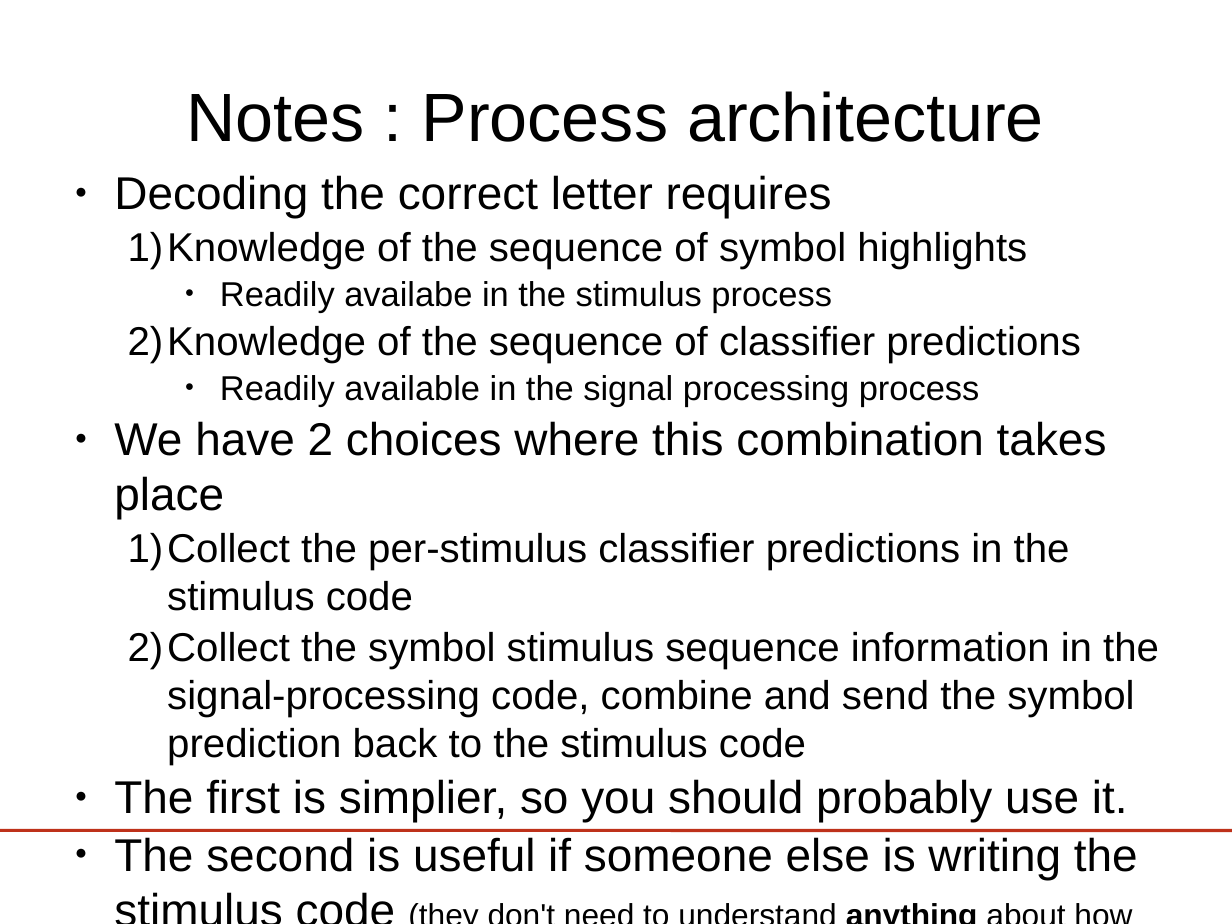
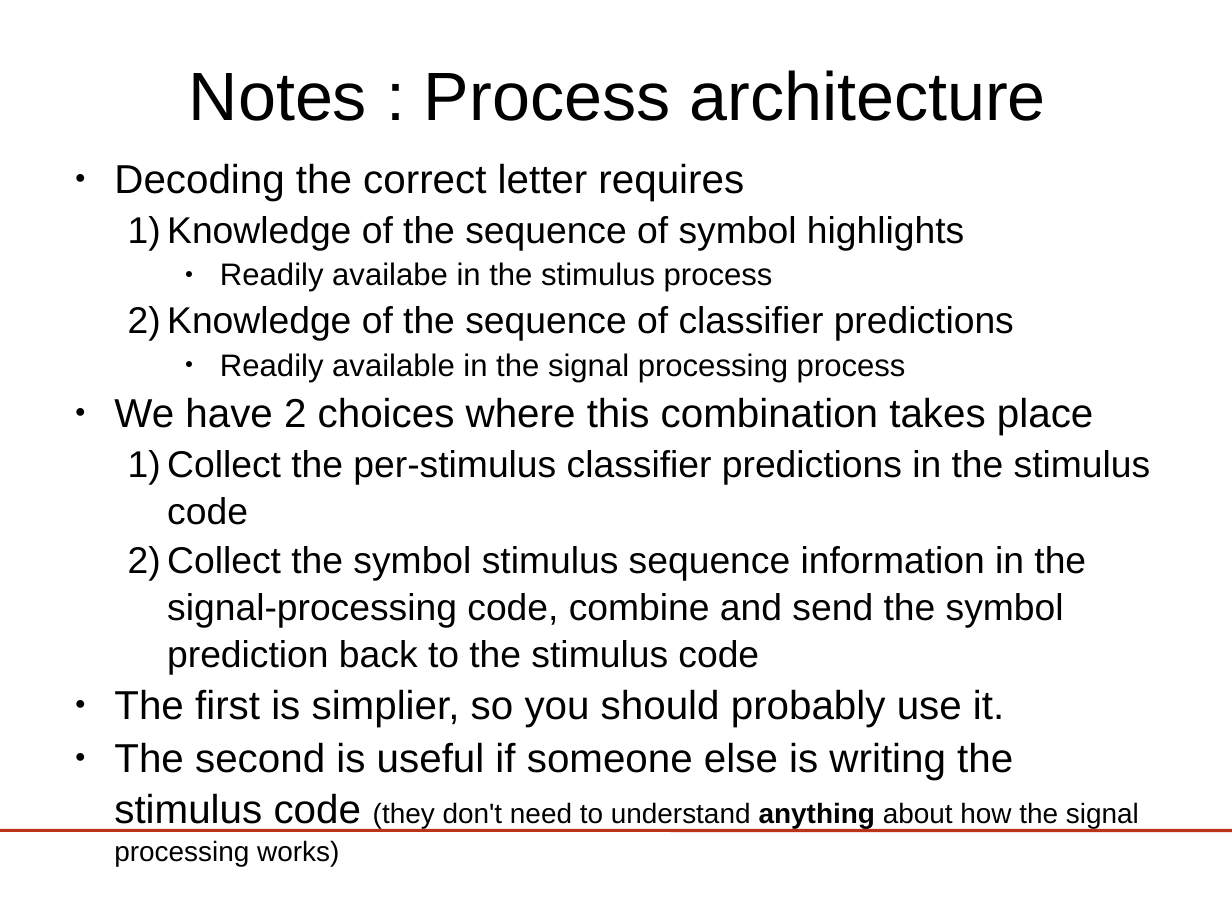
Before and after one commit to jadref/buffer_bci, a slide deck: slide 23 of tutorial/lect5-visspell/visualSpeller.odp (slide 35 before the commit). Drawn at 1232x924 pixels with LibreOffice and Linux fonts; fonts in the diff are those of the drawing; background and template pictures are left out. Boxes give left, top, right and bottom in pixels: in the first picture for what was removed or moved away, otherwise in the second. Text is boxed around its words. In the diff, an @@ line names an element or a change of style, - is before the commit and + after.

```diff
--- a/tutorial/lect5-visspell/visualSpeller.odp
+++ b/tutorial/lect5-visspell/visualSpeller.odp
@@ title "Notes : Process architecture": place and size @@
-title "Notes : Process architecture" at [187, 91, 1044, 142]
+title "Notes : Process architecture" at [189, 70, 1046, 121]
@@ text "Decoding the correct letter requires": place and size @@
-text "Decoding the correct letter requires" at [114, 175, 1159, 880]
+text "Decoding the correct letter requires" at [114, 163, 1151, 866]
@@ text "Decoding the correct letter requires" at [114, 163, 1151, 866]: size 29.6 to 26 pt in "Decoding the correct letter requires", "We have 2 choices where this combination ...", "The first is simplier, so you should ...", "The second is useful if someone else ..."; size 25.9 to 24 pt in "Knowledge of the sequence of symbol highlights", "Knowledge of the sequence of classifier predictions", "Collect the per-stimulus classifier predictions in the ...", "Collect the symbol stimulus sequence information in ..."; size 22.2 to 20 pt in "Readily availabe in the stimulus process", "Readily available in the signal processing process"; size 20.4 to 18 pt in "(they don't need to understand anything about ..."; line spacing 1 to 1.05 @@
```
Also in this commit, not shown: 4 other slides changed, 5 slides added, 1 slide removed, 1 other file.
